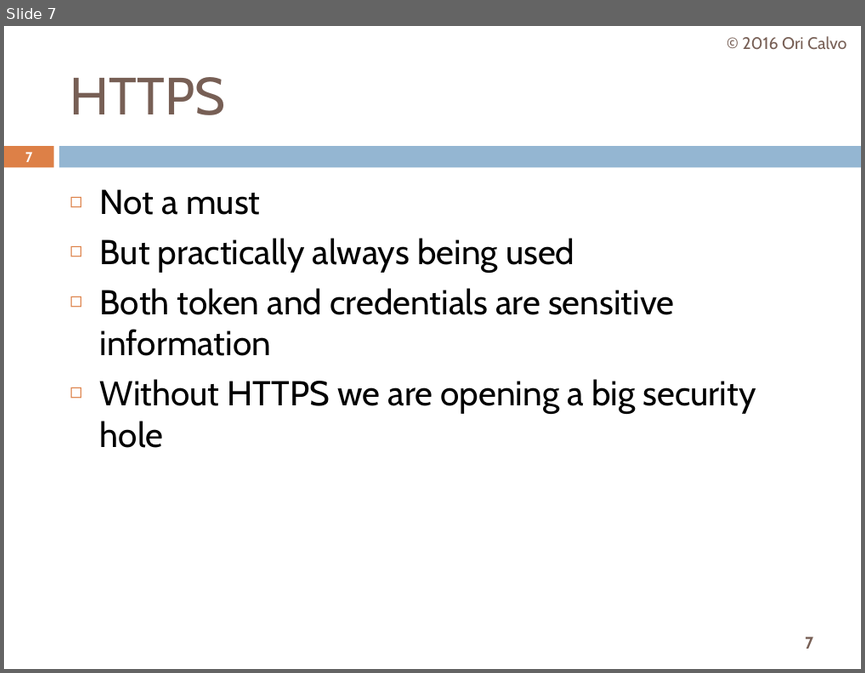
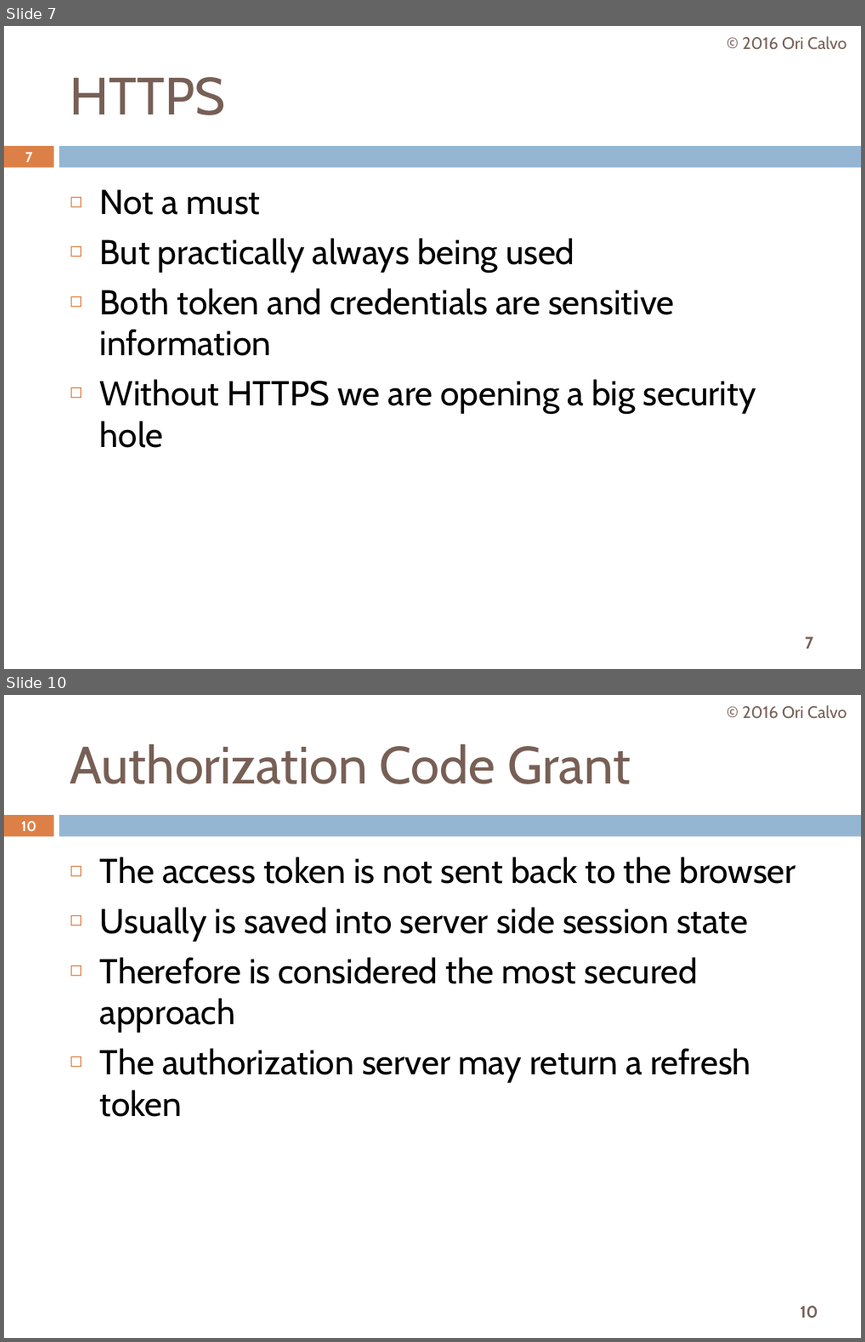
Before and after one commit to oricalvo/course-oauth, a slide deck: OAuth.pptx. Shown one above the other, each under a label of ours: slide 7 before the commit, slides 7 and 10 after it; the slides between them are not shown. The pictures are 865x673 and 865x1342 pixels, drawn with LibreOffice and Linux fonts; fonts in the diff are those of the drawing. Boxes give left, top, right and bottom in pixels: in the first picture for what was removed or moved away, otherwise in the second. Text is boxed around its words. In the diff, an @@ line names an element or a change of style, - is before the commit and + after.

```diff
--- a/OAuth.pptx
+++ b/OAuth.pptx
@@ slide 10 added at [4,695,861,1338], background #FFFFFF; not listed: 3 template elements that a slide beside it also shows @@
@@ text added at [742,705,846,719], 14 pt, text #775F55 @@
+© 2016 Ori Calvo
@@ title added at [69,744,630,784], 44 pt, text #775F55 @@
+Authorization Code Grant
@@ page number added at [21,821,36,831], 11.9 pt, text #FFFFFF, bold @@
+10
@@ text added at [100,857,795,1117], 29 pt, text #000000 @@
+◻ The access token is not sent back to the browser
+◻ Usually is saved into server side session state
+◻ Therefore is considered the most secured approach
+◻ The authorization server may return a refresh token
```
Also in this commit, not shown: 6 slides changed, 8 other slides added.
